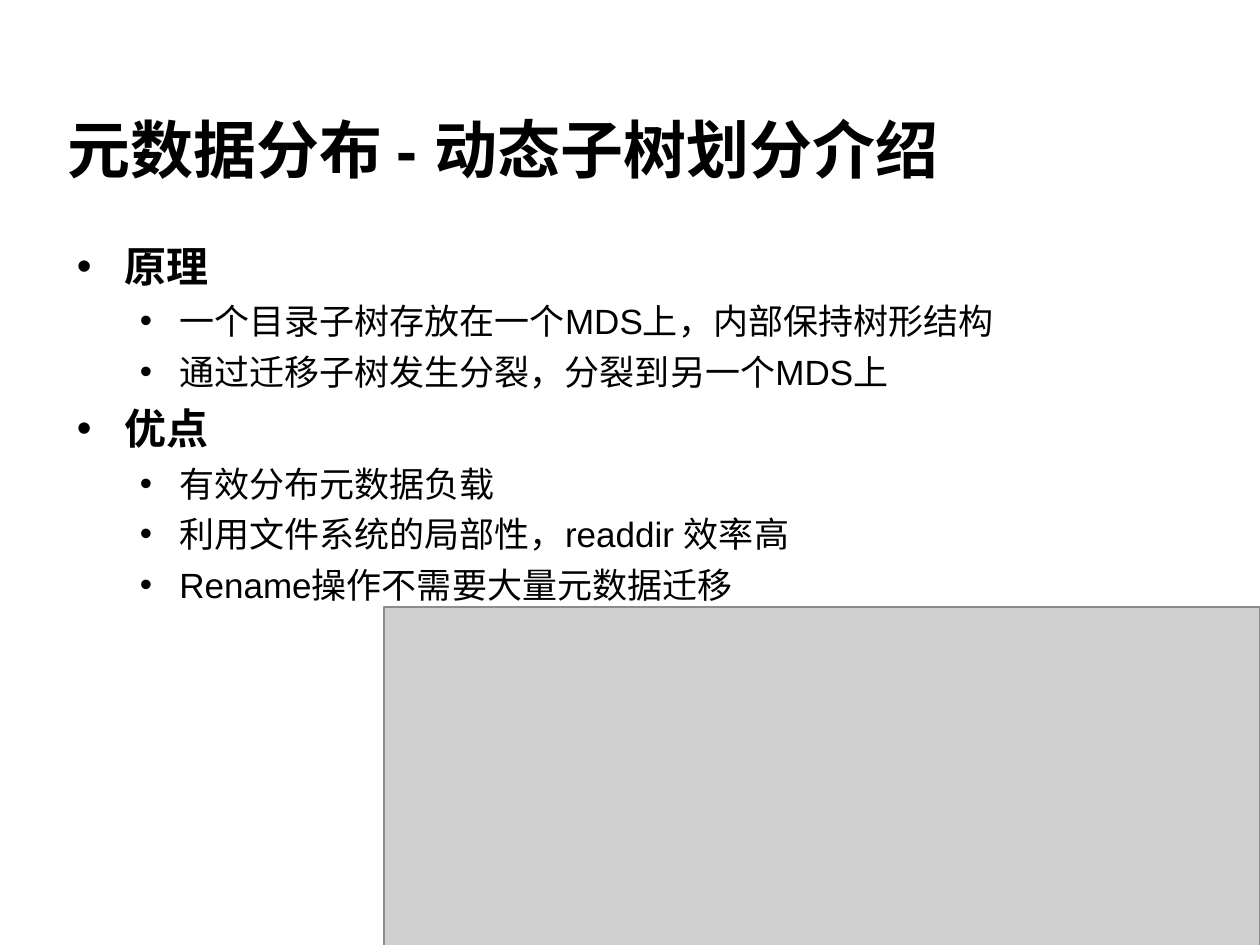
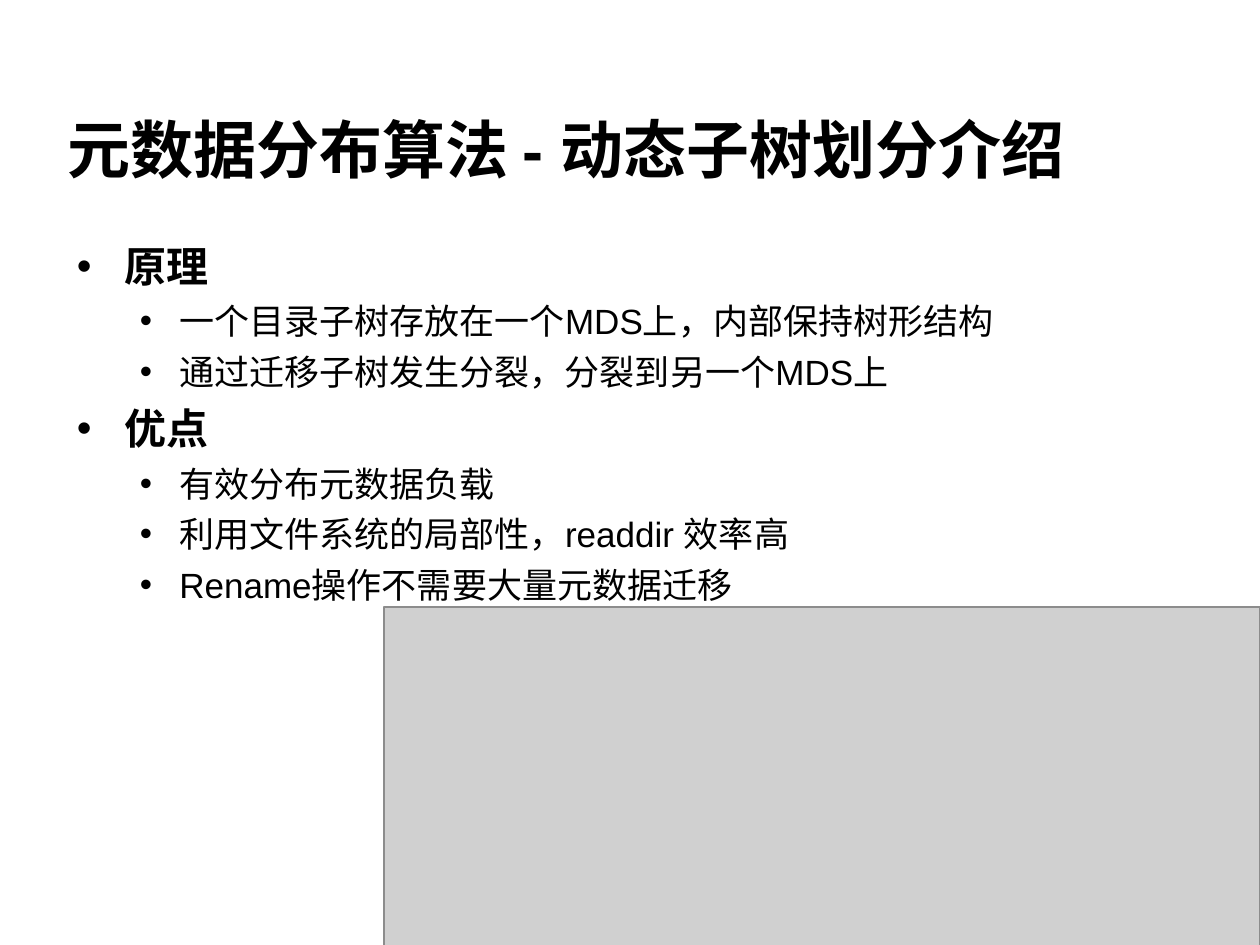
Before and after one commit to cheliequan/idning-paper, a slide deck: slide 14 of draft/答辩.ppt (slide 10 before the commit). Drawn at 1260x945 pixels with LibreOffice and Linux fonts; fonts in the diff are those of the drawing; grey boxes stand for pictures; background and template pictures are left out. Boxes give left, top, right and bottom in pixels: in the first picture for what was removed or moved away, otherwise in the second. Text is boxed around its words. In the diff, an @@ line names an element or a change of style, - is before the commit and + after.

```diff
--- a/draft/答辩.ppt
+++ b/draft/答辩.ppt
@@ title at bbox=[67, 118, 1065, 179]: text changed @@
-元数据分布 - 动态子树划分介绍
+元数据分布算法 - 动态子树划分介绍
```
Also in this commit, not shown: 8 other slides changed, 5 slides added.
